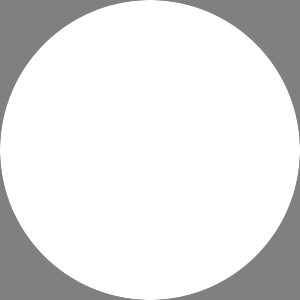
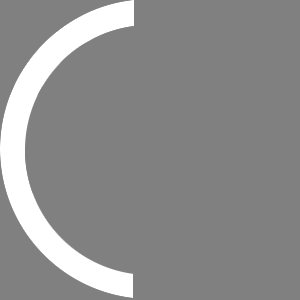
Comparing the layer stacks of the two 300 x 300 images. Changes:
hid "图层 #1" over [0, 0, 300, 300]
added layer "Half_no_door #1" above "full_door" over [0, 0, 134, 298]
